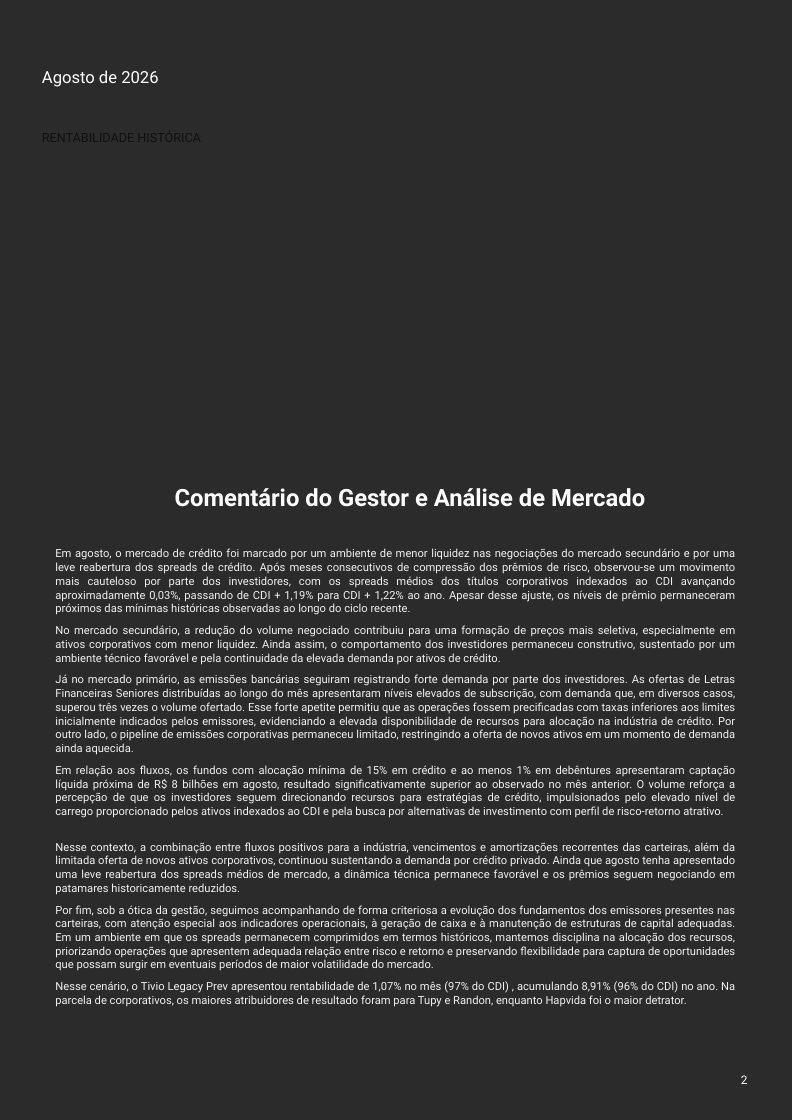
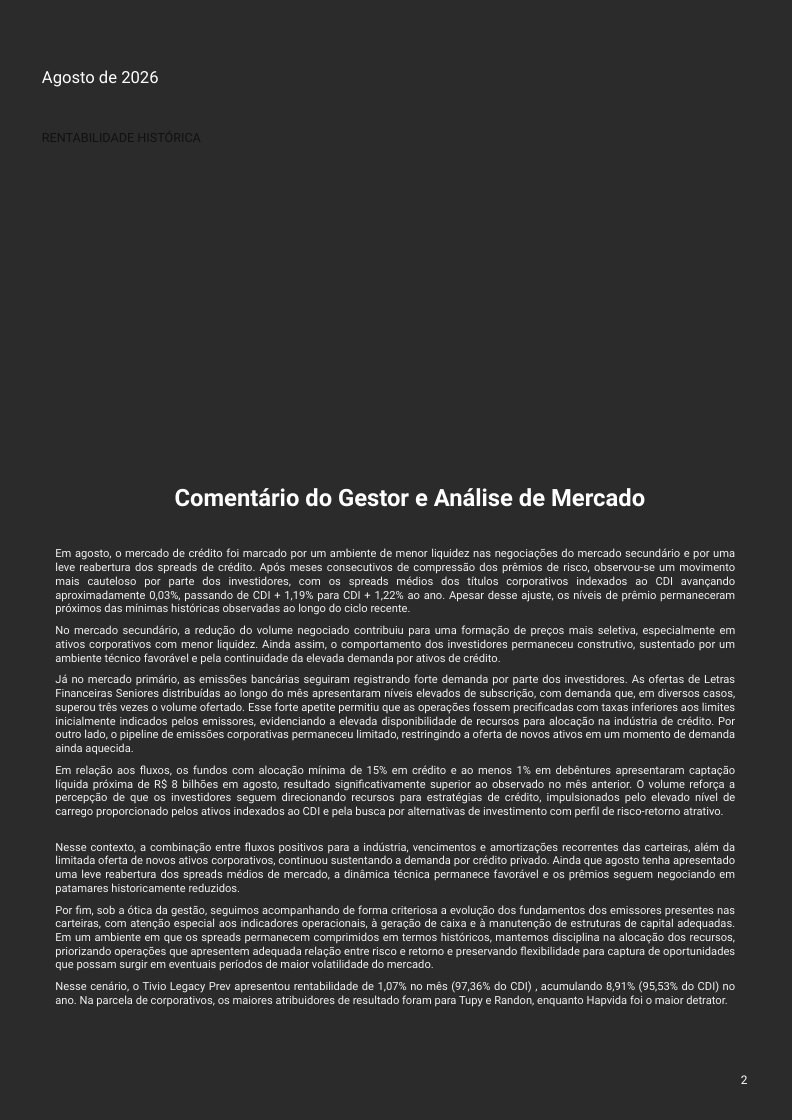
Before and after one commit to orenanchaves/Tivio-teste, a slide deck: slide 2 of AutomaTivio/saida/2026-08/pptx/Tivio Legacy Prev - Relatório de Gestão - Agosto 2026.pptx. Drawn at 792x1120 pixels with LibreOffice and Linux fonts; fonts in the diff are those of the drawing; background and template pictures are left out; a plain dark background stands for a picture behind light text. Boxes give left, top, right and bottom in pixels: in the first picture for what was removed or moved away, otherwise in the second. Text is boxed around its words. In the diff, an @@ line names an element or a change of style, - is before the commit and + after.

```diff
--- a/AutomaTivio/saida/2026-08/pptx/Tivio Legacy Prev - Relatório de Gestão - Agosto 2026.pptx
+++ b/AutomaTivio/saida/2026-08/pptx/Tivio Legacy Prev - Relatório de Gestão - Agosto 2026.pptx
@@ text at (55,981,736,1007): text changed @@
-Nesse cenário, o Tivio Legacy Prev apresentou rentabilidade de 1,07% no mês (97% do CDI) , acumulando 8,91% (96% do CDI) no ano. Na parcela de corporativos, os maiores atribuidores de resultado foram para Tupy e Randon, enquanto Hapvida foi o maior detrator.
+Nesse cenário, o Tivio Legacy Prev apresentou rentabilidade de 1,07% no mês (97,36% do CDI) , acumulando 8,91% (95,53% do CDI) no ano. Na parcela de corporativos, os maiores atribuidores de resultado foram para Tupy e Randon, enquanto Hapvida foi o maior detrator.
```
Also in this commit, not shown: 49 other files.
